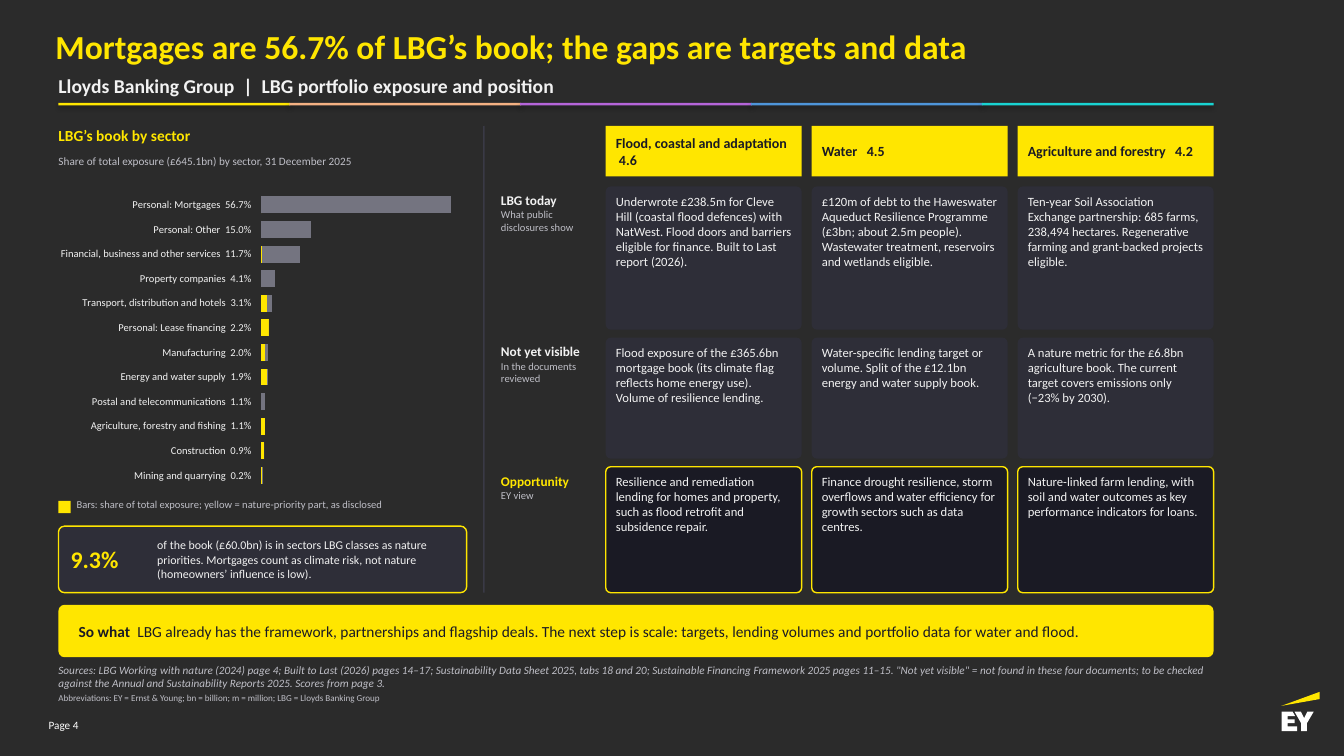
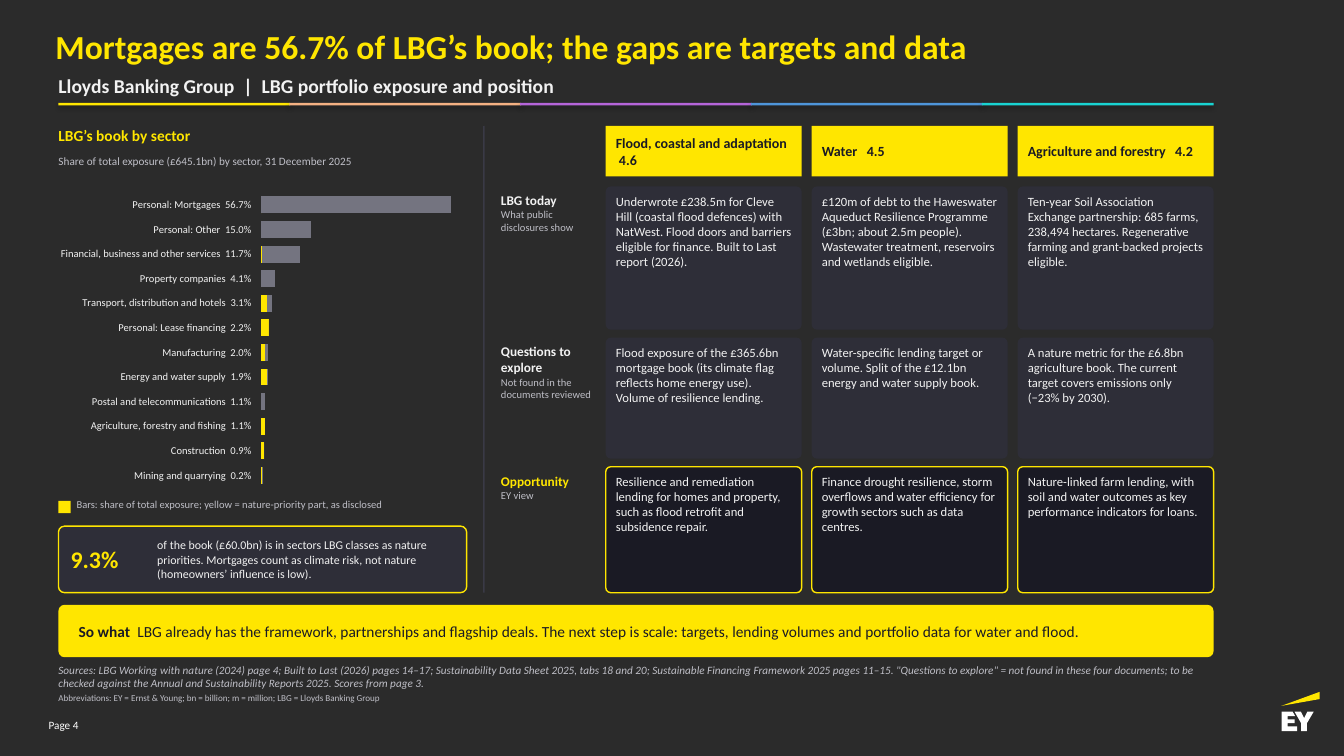
Before and after one commit to ManikantaDakoju/analytics, a slide deck: slide 4 of lbg-nature-poc/LBG_Nature_Opportunities_v5.0.pptx. Drawn at 1344x756 pixels with LibreOffice and Linux fonts; fonts in the diff are those of the drawing; background and template pictures are left out; a plain dark background stands for a picture behind light text. Boxes give left, top, right and bottom in pixels: in the first picture for what was removed or moved away, otherwise in the second. Text is boxed around its words. In the diff, an @@ line names an element or a change of style, - is before the commit and + after.

```diff
--- a/lbg-nature-poc/LBG_Nature_Opportunities_v5.0.pptx
+++ b/lbg-nature-poc/LBG_Nature_Opportunities_v5.0.pptx
@@ text at (501, 347, 590, 398): text changed @@
-Not yet visible
-In the documents reviewed
+Questions to explore
+Not found in the documents reviewed
@@ text at (58, 666, 1193, 689): text changed @@
-Sources: LBG Working with nature (2024) page 4; Built to Last (2026) pages 14–17; Sustainability Data Sheet 2025, tabs 18 and 20; Sustainable Financing Framework 2025 pages 11–15. "Not yet visible" = not found in these four documents; to be checked against the Annual and Sustainability Reports 2025. Scores from page 3.
+Sources: LBG Working with nature (2024) page 4; Built to Last (2026) pages 14–17; Sustainability Data Sheet 2025, tabs 18 and 20; Sustainable Financing Framework 2025 pages 11–15. "Questions to explore" = not found in these four documents; to be checked against the Annual and Sustainability Reports 2025. Scores from page 3.
```
Also in this commit, not shown: 18 other files.
